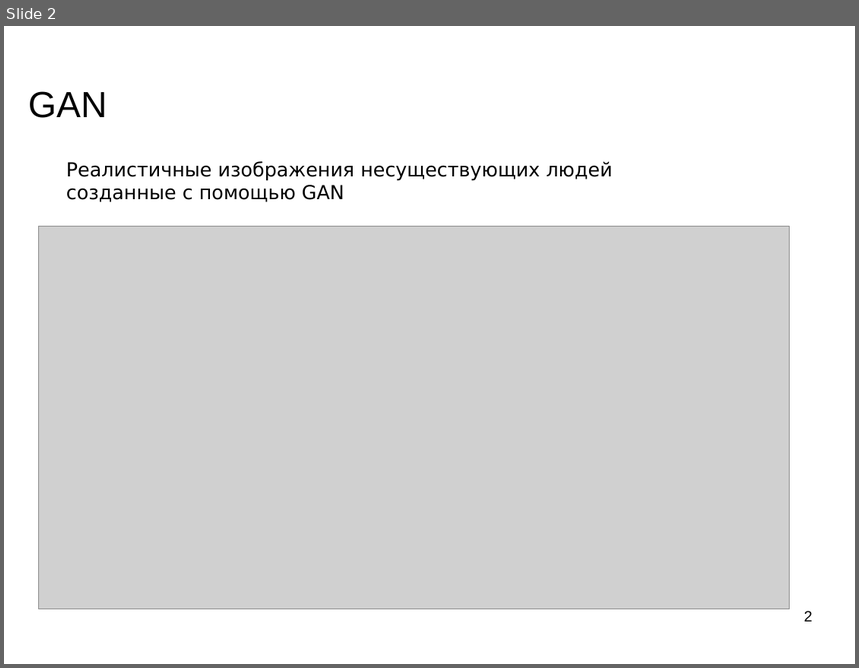
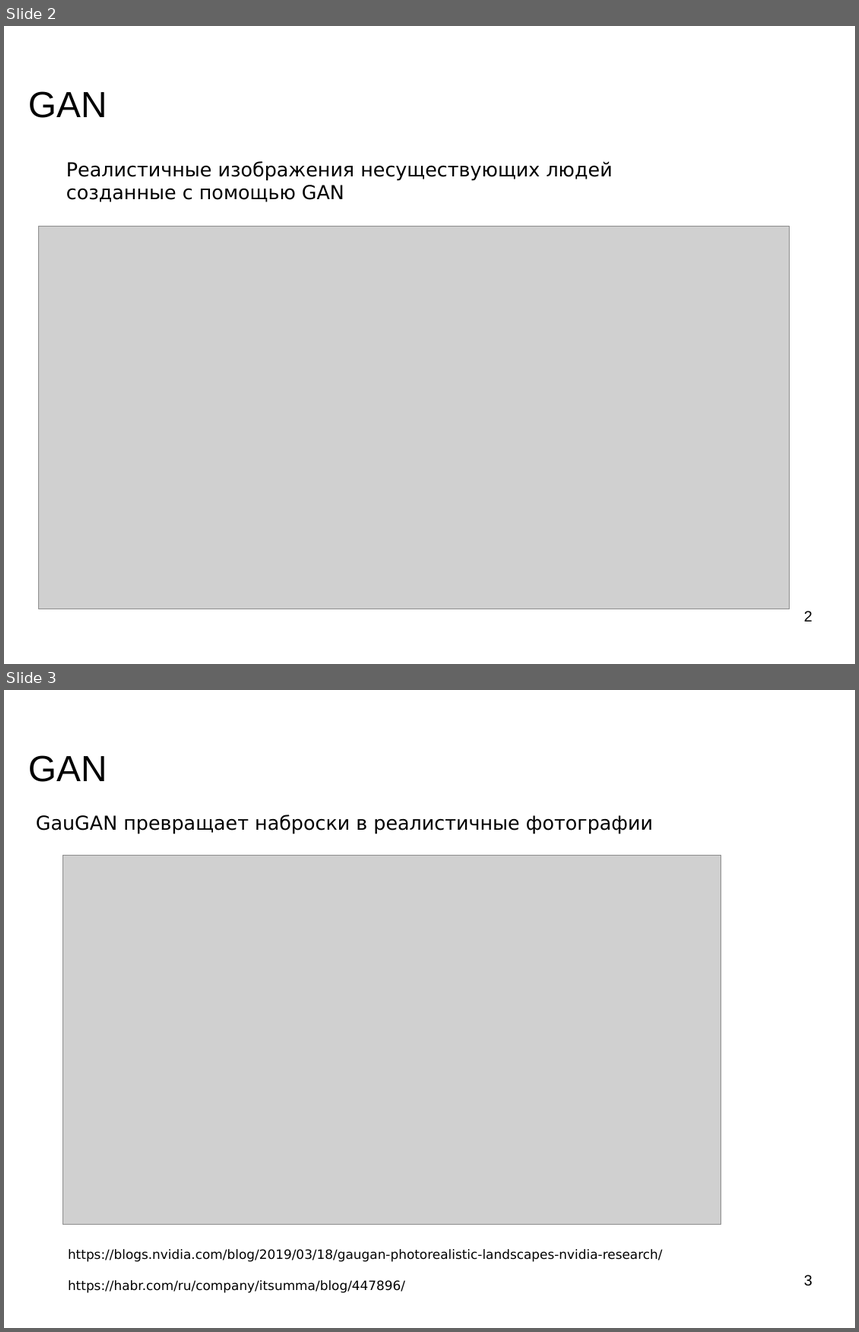
Before and after one commit to mechanoid5/ml_lectorium_legacy, a slide deck: 23-gan.odp. Shown one above the other, each under a label of ours: slide 2 before the commit, slides 2 and 3 after it. The pictures are 859x668 and 859x1332 pixels, drawn with LibreOffice and Linux fonts; fonts in the diff are those of the drawing; grey boxes stand for pictures; background and template pictures are left out. Boxes give left, top, right and bottom in pixels: in the first picture for what was removed or moved away, otherwise in the second. Text is boxed around its words. In the diff, an @@ line names an element or a change of style, - is before the commit and + after.

```diff
--- a/23-gan.odp
+++ b/23-gan.odp
@@ slide 3 added at bbox=[4, 690, 855, 1328], background picture (left out) @@
@@ title added at bbox=[28, 755, 107, 782], 33.9 pt, text #000000 @@
+GAN
@@ text added at bbox=[36, 815, 653, 834], 18 pt, text #000000 @@
+GauGAN превращает наброски в реалистичные фотографии
@@ picture added at bbox=[63, 855, 721, 1225] @@
@@ text added at bbox=[68, 1249, 663, 1293], 12 pt, text #000000 @@
+https://blogs.nvidia.com/blog/2019/03/18/gaugan-photorealistic-landscapes-nvidia-research/
+https://habr.com/ru/company/itsumma/blog/447896/
@@ page number added at bbox=[804, 1275, 813, 1287], 14 pt, text #000000 @@
+3
```
Also in this commit, not shown: 3 slides changed, 3 other slides added, 1 other file.
